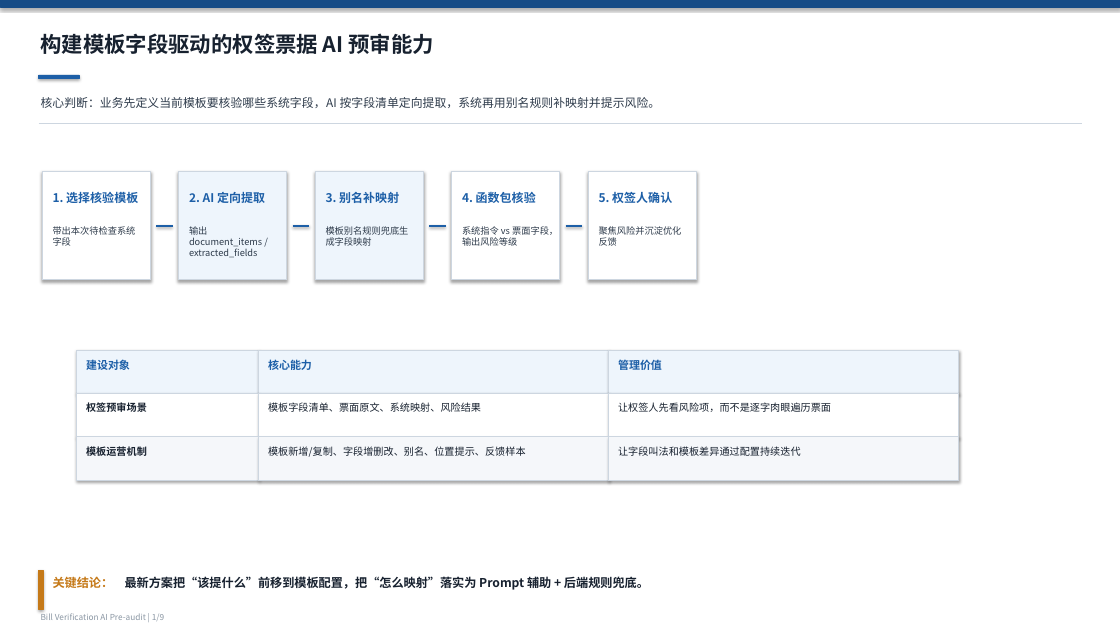
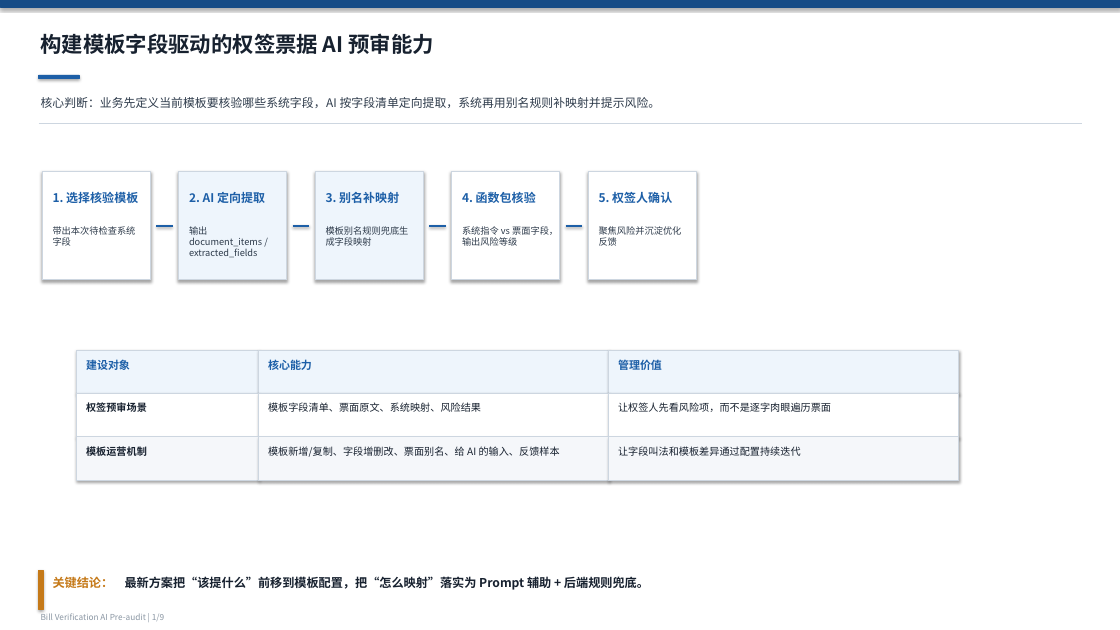
Before and after one commit to LuluCJJ/bill-verification, a slide deck: slide 1 of docs/business-overview-deck/output/bill_verification_business_overview_editable.pptx. Drawn at 1120x630 pixels with LibreOffice and Linux fonts; fonts in the diff are those of the drawing. Boxes give left, top, right and bottom in pixels: in the first picture for what was removed or moved away, otherwise in the second. Text is boxed around its words. In the diff, an @@ line names an element or a change of style, - is before the commit and + after.

```diff
--- a/docs/business-overview-deck/output/bill_verification_business_overview_editable.pptx
+++ b/docs/business-overview-deck/output/bill_verification_business_overview_editable.pptx
@@ text at <box>268,446,560,457</box>: text changed @@
-模板新增/复制、字段增删改、别名、位置提示、反馈样本
+模板新增/复制、字段增删改、票面别名、给 AI 的输入、反馈样本
```
Also in this commit, not shown: 4 other slides changed, 21 other files.
